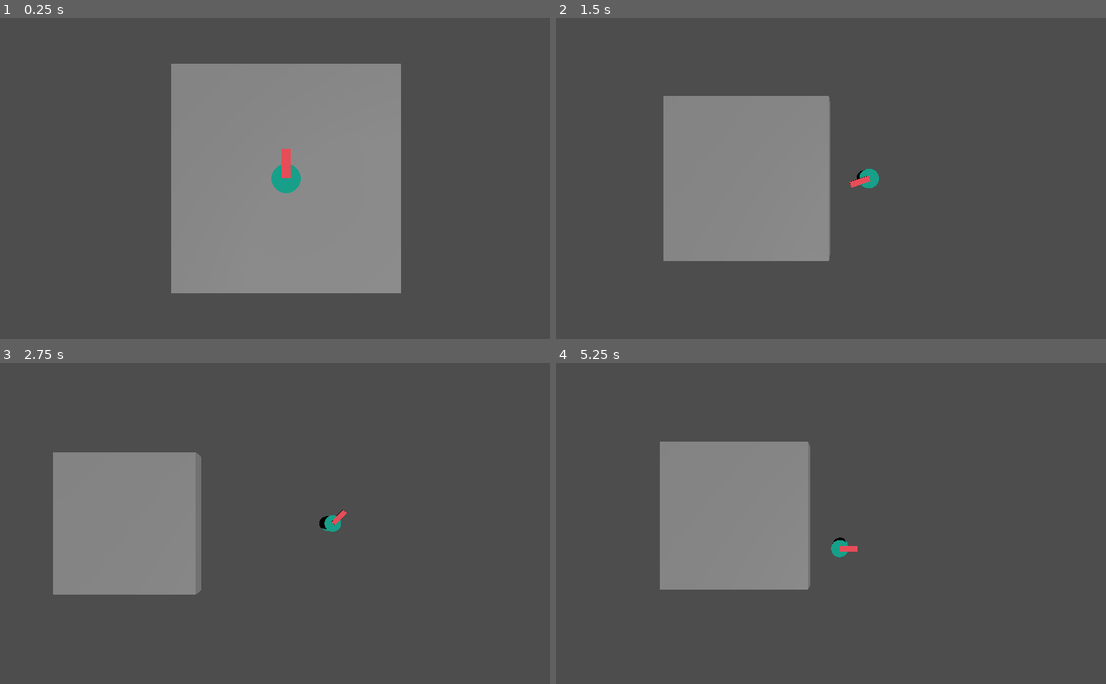
Above: before the commit, frames 1-4 (two rows, left to right).
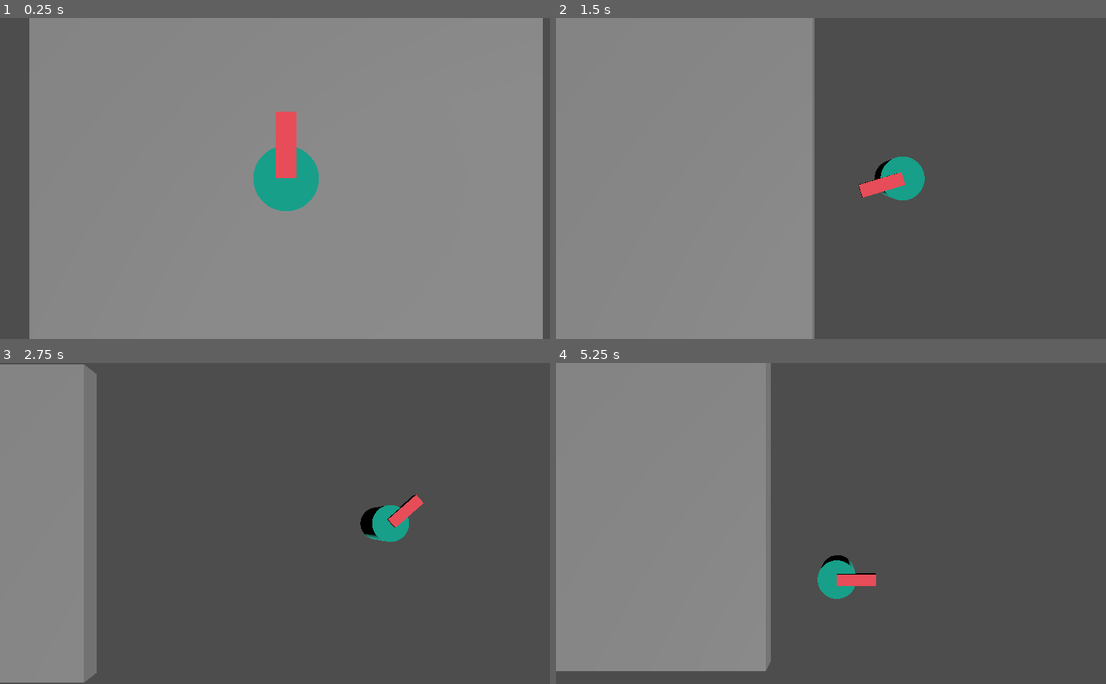
Above: after the commit, the same moments.

Repository: twaritwaikar/molotov-madness
Game: Godot game, scene res://testing/test_ground.tscn
The game is run twice, just before and just after one commit, with the same random seed, the same clock (stepped at 60 frames per second) and the same inputs. The project has no main scene, so this scene is started directly.
Inputs (mouse positions are in pixels of both pictures, inside the frame that each line leads up to):
- Up to frame 1 (0.25 s): no input
- Up to frame 2 (1.5 s): move the mouse to (968, 162) at 0.52 s; hold D (move_right) 0.53-1.25 s; click (968, 162) at 0.67 s; drag from (726, 194) to (814, 242) at 1.27 s
- Up to frame 3 (2.75 s): move the mouse to (341, 452) at 2.02 s; hold D (move_right) from 2.03 s (still down); click (341, 452) at 2.17 s
- Up to frame 4 (5.25 s): release D (move_right) at 2.75 s; drag from (814, 587) to (671, 475) at 2.77 s; move the mouse to (1012, 571) at 3.52 s; hold A (move_left) 3.53-4.25 s; click (1012, 571) at 3.67 s; drag from (671, 475) to (754, 443) at 4.27 s; move the mouse to (869, 523) at 5.02 s; hold S (move_down) from 5.03 s (still down); click (869, 523) at 5.17 s

The runs differ from the first frame. In frame 1, 65% of the frame differs, in the area x 5-99%, y 0-100%; in frame 2, 36%; in frame 3, 23%; in frame 4, 33%.

Commit message:
Intermittent commit for molotovs

Diff:
--- a/enemies/defaultEnemy.gd
+++ b/enemies/defaultEnemy.gd
@@ -1,17 +1,16 @@
 extends CharacterBody3D
 
-
 @export var speed = 25.0
-@export_enum("default", "crazy") var type = "default"
+@export_enum("default", "crazy") var enemy_type = "default"
 @export_node_path("CharacterBody3D") var targetCharacter
 var target:CharacterBody3D
 var isHit = true
 var initial_velocity
 
 func _ready():
-	if(type=="default"):
+	if(enemy_type=="default"):
 		target = get_node(targetCharacter)
-	if(type=="crazy"):
+	if(enemy_type=="crazy"):
 		velocity = ($moveTarget.position - position).normalized() * speed
 		initial_velocity = velocity
 	pass
@@ -21,11 +20,11 @@
 	pass
 
 func _physics_process(delta):
-	#if(type == "crazy"):
+	#if(enemy_type == "crazy"):
 		#if(is_any_colliding()):
 			#rotate_y(randf_range(PI/2, 1.5*PI))
 			#velocity = ($moveTarget.position - position).normalized() * speed
-	if(type == "default"):
+	if(enemy_type == "default"):
 		if(isHit):
 			velocity = target.position - position
 			velocity.y = 0
@@ -34,7 +33,7 @@
 	velocity = velocity * speed
 
 	if move_and_collide(velocity*delta):
-		if(type == "crazy"):
+		if(enemy_type == "crazy"):
 			var x = randf_range(0, 1000)
 			rotate_y(x)
 			velocity = initial_velocity.rotated(Vector3(0, 1, 0), rotation_degrees.y).normalized() * speed
--- a/enemies/defaultEnemy.tscn
+++ b/enemies/defaultEnemy.tscn
@@ -14,6 +14,7 @@
 collision_layer = 0
 motion_mode = 1
 script = ExtResource("1_g73ax")
+metadata/is_enemy = true
 
 [node name="MeshInstance3D" type="MeshInstance3D" parent="."]
 mesh = SubResource("CylinderMesh_krtcd")
--- /dev/null
+++ b/molotov/molotov.gd
@@ -0,0 +1,17 @@
+extends RigidBody3D
+
+
+# Called when the node enters the scene tree for the first time.
+func _ready():
+	pass # Replace with function body.
+
+
+# Called every frame. 'delta' is the elapsed time since the previous frame.
+func _process(delta):
+	pass
+
+func _physics_process(delta):
+	pass
+
+func _on_body_entered(body):
+	if body.get_meta("is_enemy") == true:
--- /dev/null
+++ b/molotov/molotov.tscn
@@ -0,0 +1,29 @@
+[gd_scene load_steps=6 format=3 uid="uid://cr2k3ynvq7u13"]
+
+[ext_resource type="Script" path="res://molotov/molotov.gd" id="1_w20gn"]
+
+[sub_resource type="SphereShape3D" id="SphereShape3D_06ij1"]
+
+[sub_resource type="StandardMaterial3D" id="StandardMaterial3D_7r26b"]
+albedo_color = Color(0.914392, 0.171959, 1.92523e-07, 1)
+
+[sub_resource type="SphereMesh" id="SphereMesh_j541x"]
+material = SubResource("StandardMaterial3D_7r26b")
+
+[sub_resource type="SphereShape3D" id="SphereShape3D_sft3x"]
+
+[node name="Molotov" type="RigidBody3D"]
+script = ExtResource("1_w20gn")
+
+[node name="CollisionShape3D" type="CollisionShape3D" parent="."]
+shape = SubResource("SphereShape3D_06ij1")
+
+[node name="MeshInstance3D" type="MeshInstance3D" parent="."]
+mesh = SubResource("SphereMesh_j541x")
+
+[node name="Area3D" type="Area3D" parent="."]
+
+[node name="CollisionShape3D" type="CollisionShape3D" parent="Area3D"]
+shape = SubResource("SphereShape3D_sft3x")
+
+[connection signal="body_entered" from="." to="." method="_on_body_entered"]
--- a/player/player.gd
+++ b/player/player.gd
@@ -1,11 +1,10 @@
 extends CharacterBody3D
 
 const SPEED = 10.0
-# Get the gravity from the project settings to be synced with RigidBody nodes.
-var gravity = ProjectSettings.get_setting("physics/3d/default_gravity")
 
-var dragging = false
-var click_radius = 32
+var aiming = false
+
+@onready var camera = get_parent().get_node("Camera3D")
 
 func _physics_process(delta):
 	var input_dir = Input.get_vector("move_left", "move_right", "move_up", "move_down")
@@ -21,16 +20,29 @@
 
 func _input(event):
 	if event is InputEventMouseButton and event.button_index == MOUSE_BUTTON_LEFT:
-		if not dragging and event.pressed:
-			dragging = true
-		if dragging and not event.pressed:
-			dragging = false
+		if not aiming and event.pressed:
+			start_aiming()
+		if aiming and not event.pressed:
+			end_aiming()
 
 	# Always look towards the mouse
 	if event is InputEventMouseMotion:
-		var camera: Camera3D = get_parent().get_node("Camera3D")
 		var from = camera.project_ray_origin(event.position)
 		var to = from + camera.project_ray_normal(event.position) * 100
 		var cursor_position = Plane(Vector3.UP, transform.origin.y).intersects_ray(from, to)
 
 		self.look_at(cursor_position)
+
+func _process(delta):
+	pass
+
+func start_aiming():
+	aiming = true
+	print("Start aiming")
+
+func end_aiming():
+	aiming = false
+
+
+
+	print("End aiming")
--- a/testing/test_ground.tscn
+++ b/testing/test_ground.tscn
@@ -23,6 +23,7 @@
 [node name="Camera3D" type="Camera3D" parent="."]
 transform = Transform3D(1, 0, 0, 0, -4.37114e-08, 1, 0, -1, -4.37114e-08, 0, 9, 0)
 current = true
+fov = 37.8493
 script = ExtResource("2_qx1k0")
 
 [node name="CSGSphere3D" type="CSGSphere3D" parent="Camera3D"]
